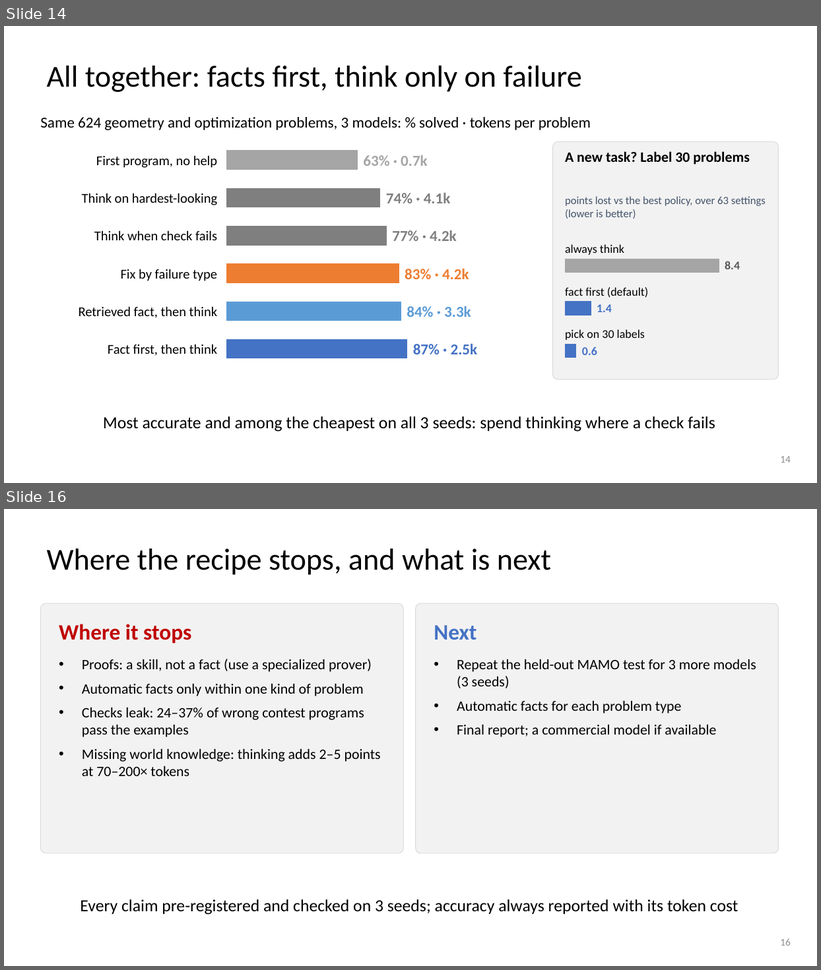
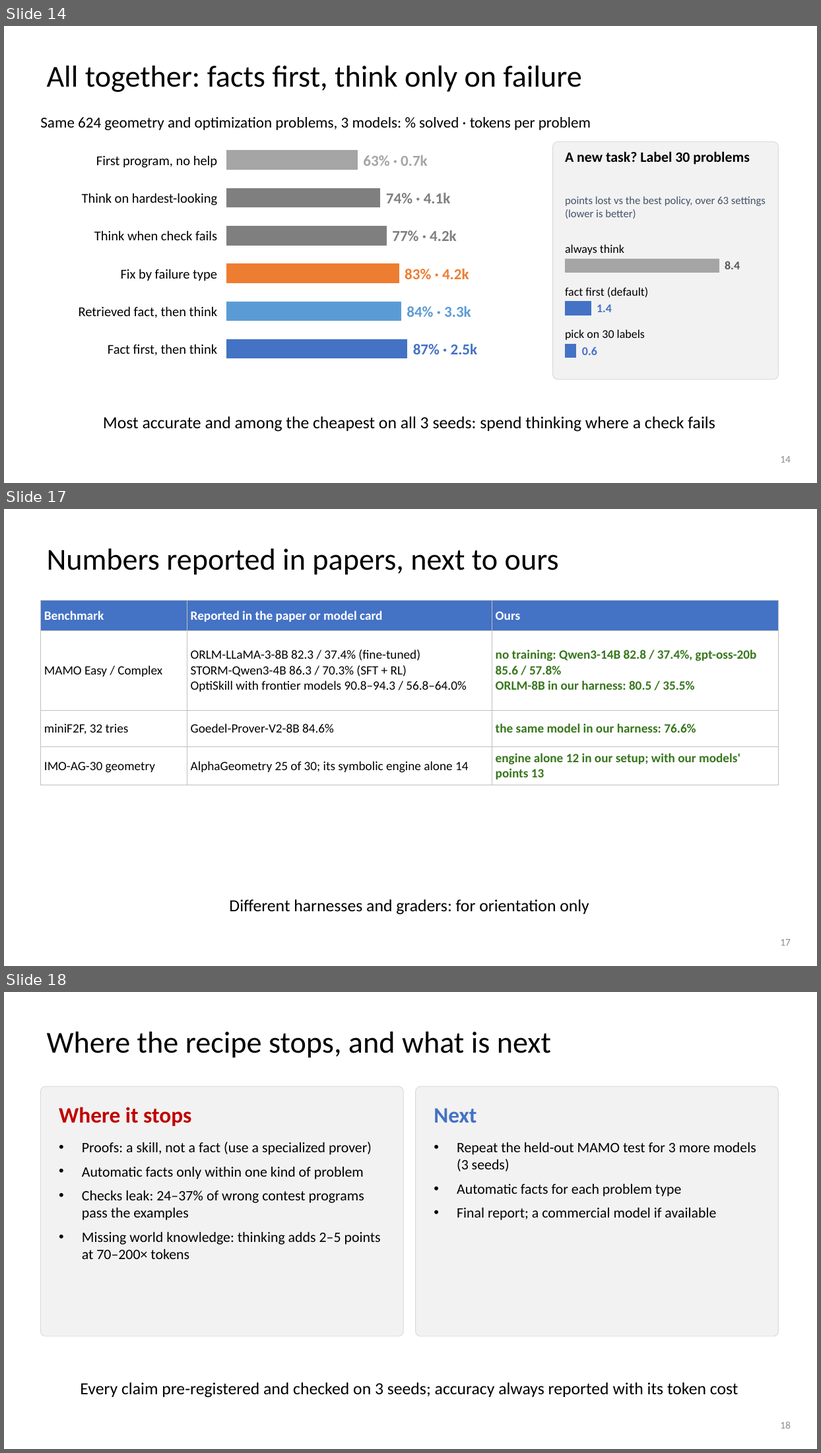
Before and after one commit to dlwns147/CSED490E_Project_Team5, a slide deck: PROPOSAL_slides_full.pptx. Shown one above the other, each under a label of ours: slides 14 and 16 before the commit, slides 14, 17 and 18 after it; the slides between them are not shown. The pictures are 821x970 and 821x1453 pixels, drawn with LibreOffice and Linux fonts; fonts in the diff are those of the drawing. Boxes give left, top, right and bottom in pixels: in the first picture for what was removed or moved away, otherwise in the second. Text is boxed around its words. In the diff, an @@ line names an element or a change of style, - is before the commit and + after.

```diff
--- a/PROPOSAL_slides_full.pptx
+++ b/PROPOSAL_slides_full.pptx
@@ slide 17 added at (4,509,817,966), background #FFFFFF @@
@@ title added at (47,549,559,575), 36 pt, text #000000 @@
+Numbers reported in papers, next to ours
@@ table added at (40,601,779,782), 4 rows, 3 columns @@
+Benchmark | Reported in the paper or model card | Ours
+MAMO Easy / Complex | ORLM-LLaMA-3-8B 82.3 / 37.4% (fine-tuned) / STORM-Qwen3-4B 86.3 / 70.3% (SFT + RL) / OptiSkill with frontier models 90.8–94.3 / 56.8–64.0% | no training: Qwen3-14B 82.8 / 37.4%, gpt-oss-20b 85.6 / 57.8% / ORLM-8B in our harness: 80.5 / 35.5%
+miniF2F, 32 tries | Goedel-Prover-V2-8B 84.6% | the same model in our harness: 76.6%
+IMO-AG-30 geometry | AlphaGeometry 25 of 30; its symbolic engine alone 14 | engine alone 12 in our setup; with our models' points 13
@@ text added at (229,900,589,915), 20 pt, text #000000 @@
+Different harnesses and graders: for orientation only
@@ page number added at (780,939,791,946), 12 pt, text #8C8C8C @@
+17
@@ what was slide 16 is now slide 18 @@
@@ page number at (780,1422,791,1429): text changed @@
-16
+18
```
Also in this commit, not shown: 1 slide changed, 1 other slide added, 8 other files.
